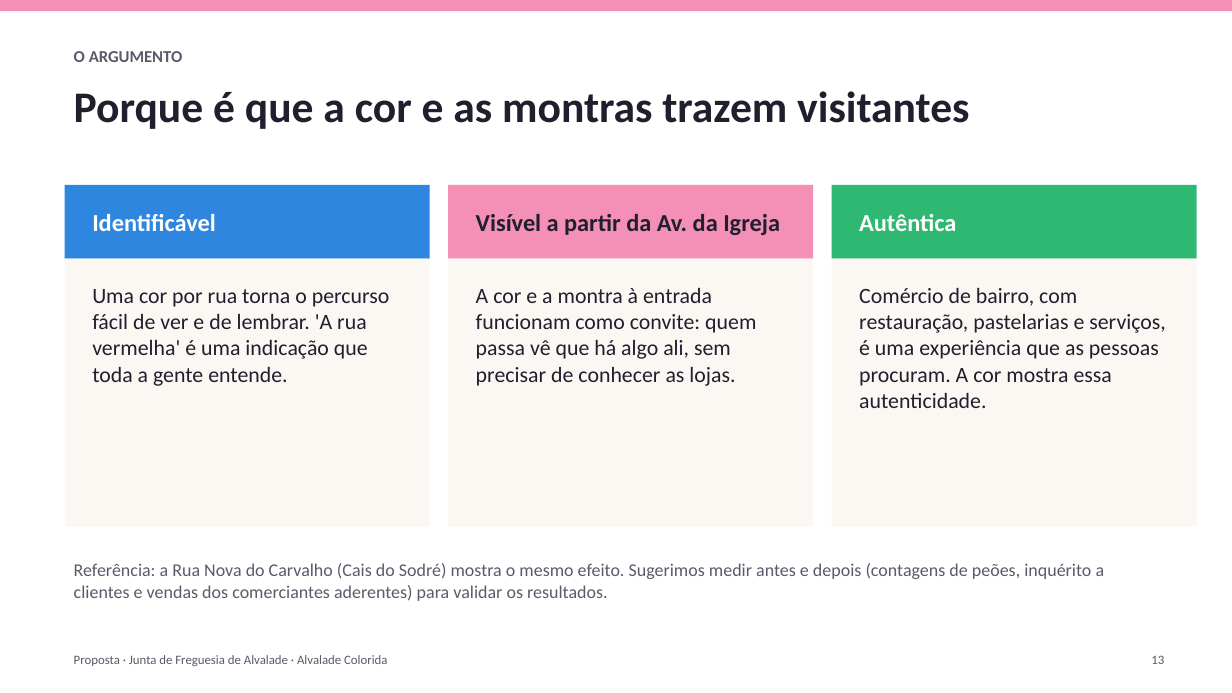
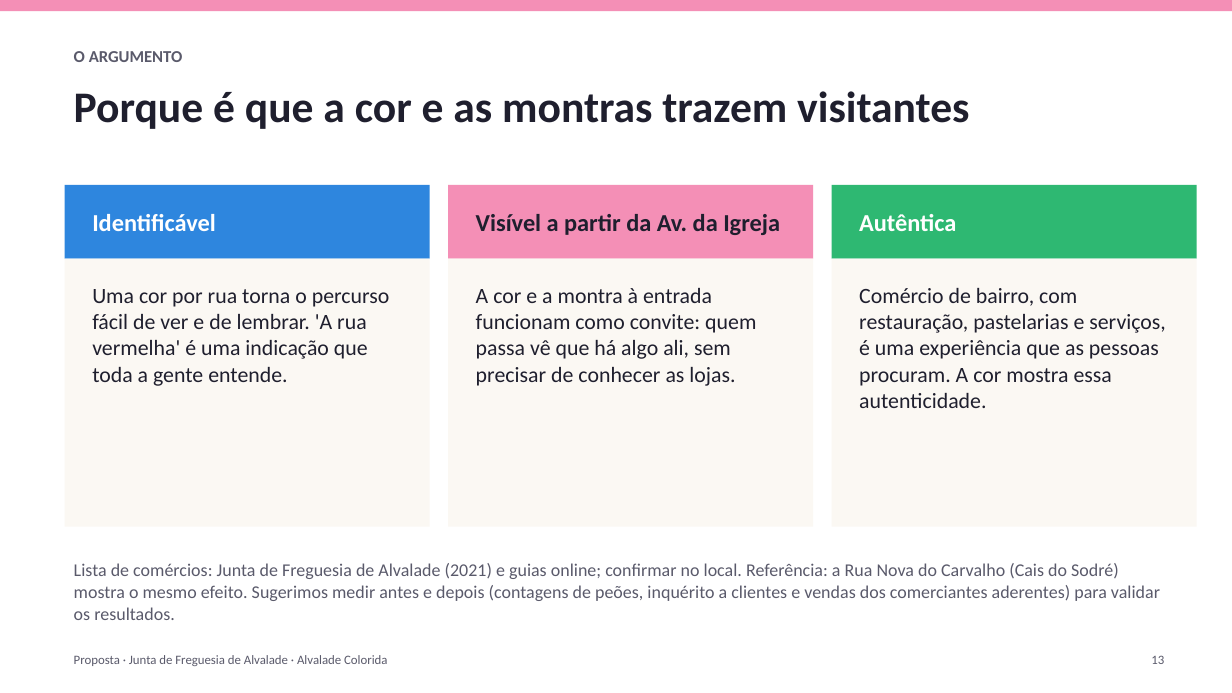
Before and after one commit to zavricardo-debug/travelsites, a slide deck: slide 13 of propostas/alvalade/Proposta_Alvalade_Colorida.pptx. Drawn at 1232x693 pixels with LibreOffice and Linux fonts; fonts in the diff are those of the drawing. Boxes give left, top, right and bottom in pixels: in the first picture for what was removed or moved away, otherwise in the second. Text is boxed around its words. In the diff, an @@ line names an element or a change of style, - is before the commit and + after.

Commit message:
Deck: shop names from public listings (to confirm on site)

```diff
--- a/propostas/alvalade/Proposta_Alvalade_Colorida.pptx
+++ b/propostas/alvalade/Proposta_Alvalade_Colorida.pptx
@@ text at (74,563,1160,620): text changed @@
-Referência: a Rua Nova do Carvalho (Cais do Sodré) mostra o mesmo efeito. Sugerimos medir antes e depois (contagens de peões, inquérito a clientes e vendas dos comerciantes aderentes) para validar os resultados.
+Lista de comércios: Junta de Freguesia de Alvalade (2021) e guias online; confirmar no local. Referência: a Rua Nova do Carvalho (Cais do Sodré) mostra o mesmo efeito. Sugerimos medir antes e depois (contagens de peões, inquérito a clientes e vendas dos comerciantes aderentes) para validar os resultados.
```
Also in this commit, not shown: 8 other slides changed, 1 other file.
